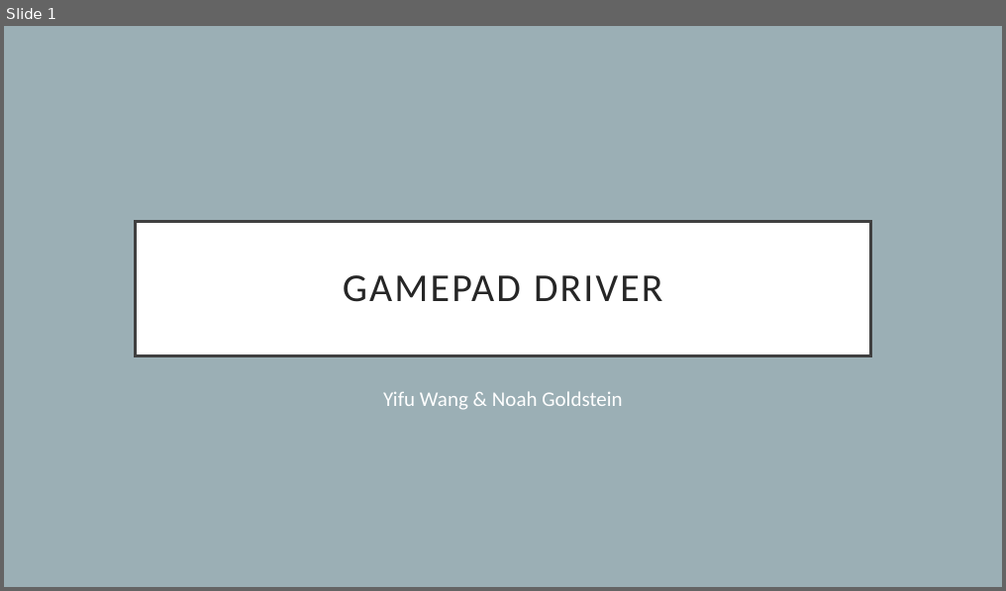
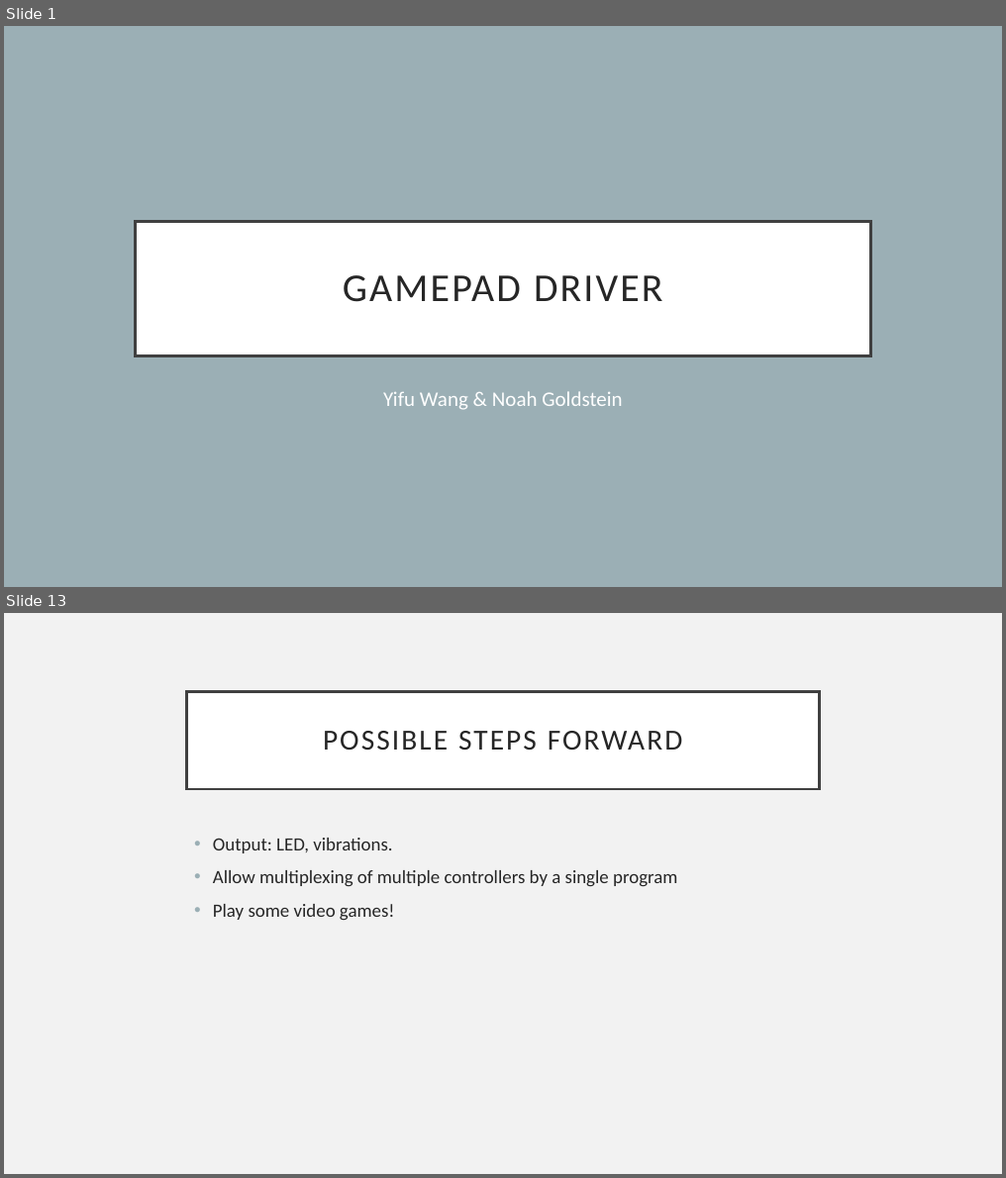
Before and after one commit to Luna1996/Joystick, a slide deck: present.pptx. Shown one above the other, each under a label of ours: slide 1 before the commit, slides 1 and 13 after it; the slides between them are not shown. The pictures are 1006x591 and 1006x1178 pixels, drawn with LibreOffice and Linux fonts; fonts in the diff are those of the drawing. Boxes give left, top, right and bottom in pixels: in the first picture for what was removed or moved away, otherwise in the second. Text is boxed around its words. In the diff, an @@ line names an element or a change of style, - is before the commit and + after.

```diff
--- a/present.pptx
+++ b/present.pptx
@@ slide 13 added at bbox=[4, 613, 1002, 1174], background #F2F2F2 @@
@@ title added at bbox=[187, 691, 819, 789], fill #FFFFFF, outline #404040 2.5 pt, 28 pt, text #262626 @@
+POSSIBLE STEPS FORWARD
@@ text added at bbox=[213, 838, 677, 920], 18 pt, text #262626 @@
+• Output: LED, vibrations.
+• Allow multiplexing of multiple controllers by a single program
+• Play some video games!
```
Also in this commit, not shown: 2 slides changed, 9 other slides added, 2 slides removed, 1 other file.
